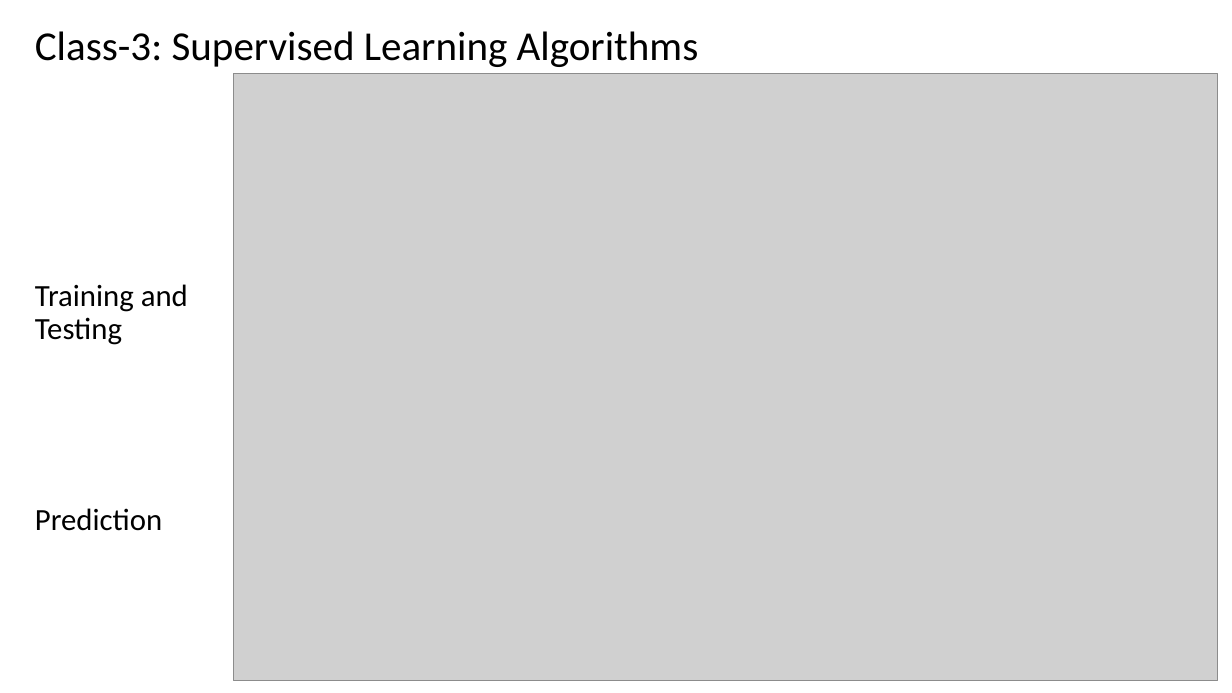
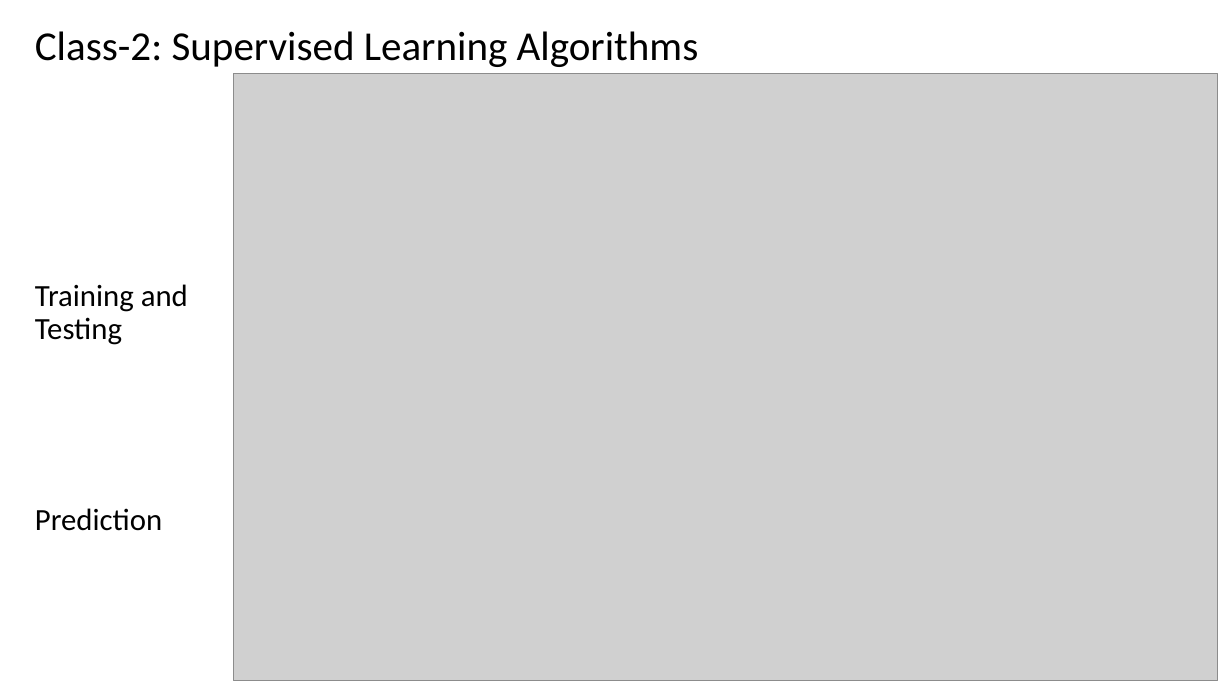
Before and after one commit to renshan2/accesspy, a slide deck: slide 25 of AI-ML-DL/Machine Learning.pptx. Drawn at 1232x693 pixels with LibreOffice and Linux fonts; fonts in the diff are those of the drawing; grey boxes stand for pictures. Boxes give left, top, right and bottom in pixels: in the first picture for what was removed or moved away, otherwise in the second. Text is boxed around its words. In the diff, an @@ line names an element or a change of style, - is before the commit and + after.

```diff
--- a/AI-ML-DL/Machine Learning.pptx
+++ b/AI-ML-DL/Machine Learning.pptx
@@ text at bbox=[35, 31, 699, 67]: text changed @@
-Class-3: Supervised Learning Algorithms
+Class-2: Supervised Learning Algorithms
```
Also in this commit, not shown: 12 other slides changed, 2 slides added, 2 other files.
